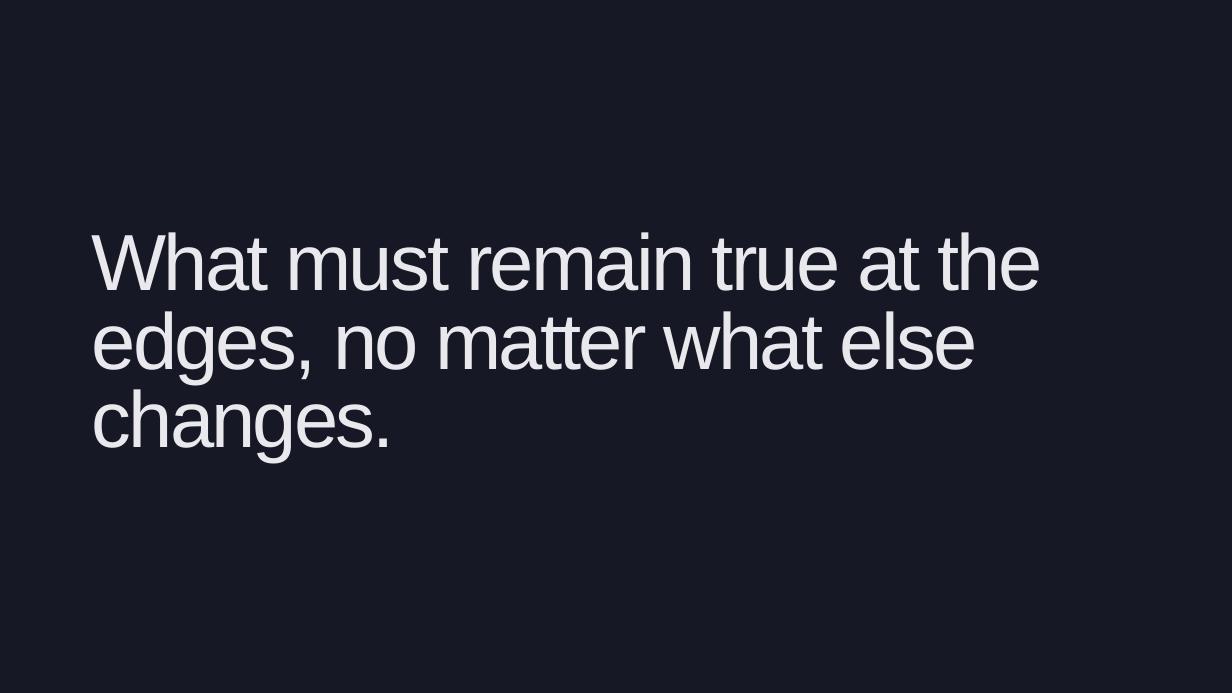
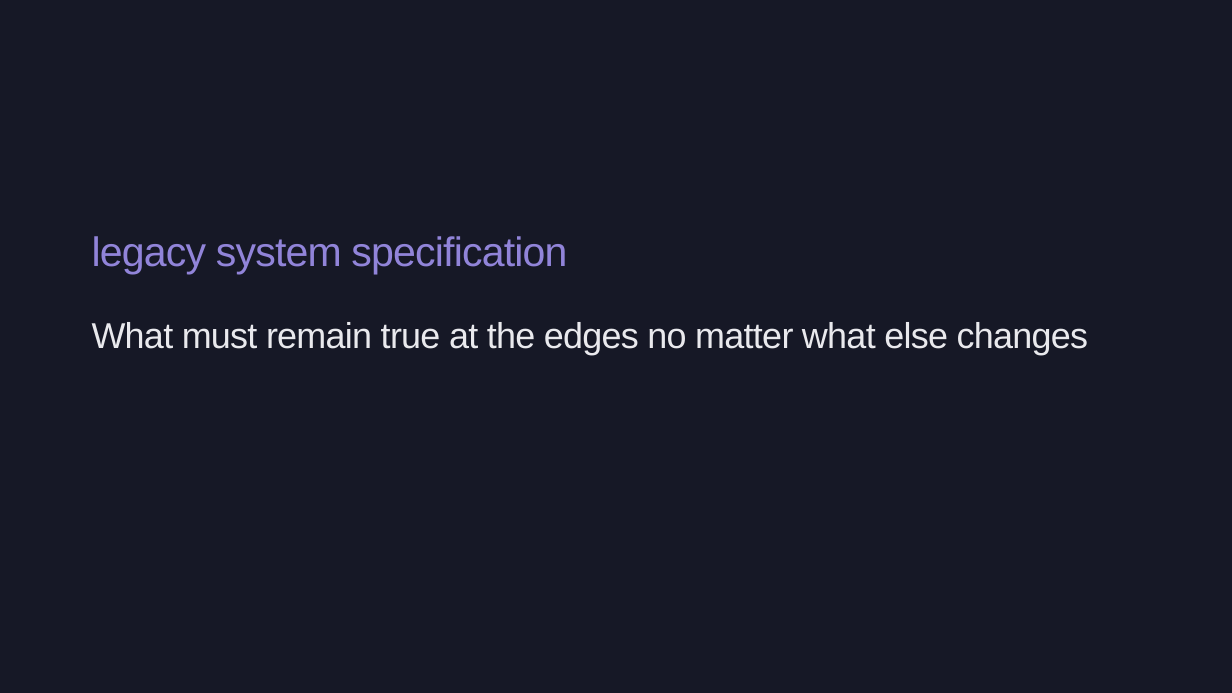
Before and after one commit to Bradleywboggs/ai-assisted-legacy-refactors-kcdc-2026, a slide deck: slide 23 of AI_Assisted_Legacy_Refactors.pptx (slide 24 before the commit). Drawn at 1232x693 pixels with LibreOffice and Linux fonts; fonts in the diff are those of the drawing. Boxes give left, top, right and bottom in pixels: in the first picture for what was removed or moved away, otherwise in the second. Text is boxed around its words. In the diff, an @@ line names an element or a change of style, - is before the commit and + after.

Commit message:
update pptx

```diff
--- a/AI_Assisted_Legacy_Refactors.pptx
+++ b/AI_Assisted_Legacy_Refactors.pptx
@@ text added at (x1=92, y1=236, x2=567, y2=275), 48 pt, text #9184D9 @@
+legacy system specification
@@ text at (x1=92, y1=322, x2=1089, y2=355): text changed; size 93 to 42 pt @@
-What must remain true at the edges, no matter what else changes.
+What must remain true at the edges no matter what else changes
```
Also in this commit, not shown: 1 other slide changed, 2 slides added, 3 slides removed.
